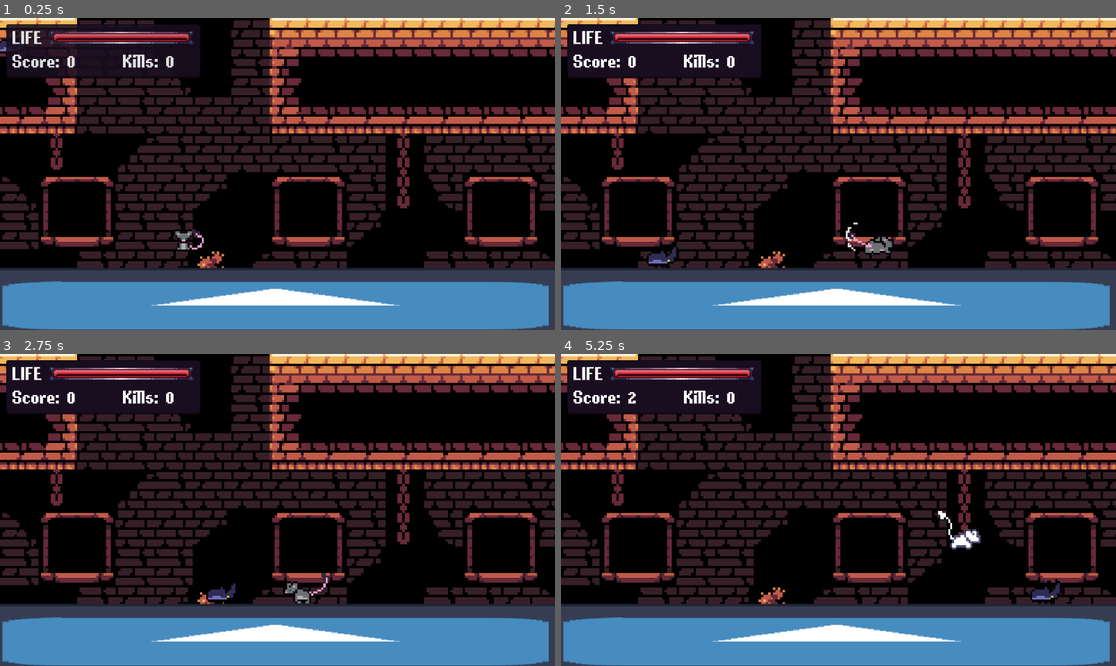
Above: before the commit, frames 1-4 (two rows, left to right).
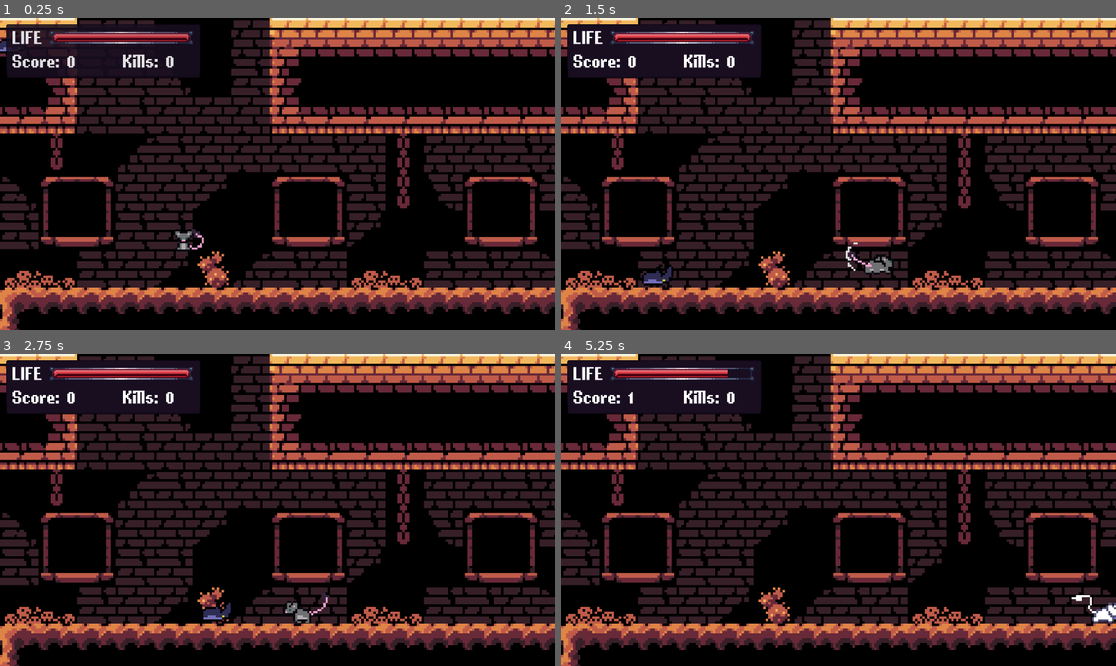
Above: after the commit, the same moments.

Repository: SamHam251/Tutle
Game: Godot game, scene res://scenes/game.tscn
Two runs of this game, one before a commit and one after it. Both use one fixed random seed, a clock stepped at 60 frames per second and the inputs below. The engine's default icon, where the game draws it, is replaced by a stand-in: a white triangle on a blue panel in a dark square.
Inputs (mouse positions are in pixels of both pictures, inside the frame that each line leads up to):
- Up to frame 1 (0.25 s): no input
- Up to frame 2 (1.5 s): tap Enter (ui_accept) at 0.5, 0.77 s; move the mouse to (960, 158) at 0.52 s; hold Right (ui_right) from 0.53 s (still down); right-click (960, 158) at 0.6 s; move the mouse to (727, 189) at 1.27 s; click (727, 189) at 1.35 s
- Up to frame 3 (2.75 s): tap Enter (ui_accept) at 1.52 s; move the mouse to (333, 441) at 2.02 s; release Right (ui_right) at 2.03 s; hold Left (ui_left) from 2.03 s (still down); right-click (333, 441) at 2.1 s
- Up to frame 4 (5.25 s): move the mouse to (810, 572) at 2.77 s; release Left (ui_left) at 2.78 s; hold Right (ui_right) 2.78-4.28 s; click (810, 572) at 2.85 s; tap Enter (ui_accept) at 3.02, 3.77, 4.52 s; move the mouse to (1005, 556) at 3.52 s; right-click (1005, 556) at 3.6 s; move the mouse to (672, 463) at 4.27 s; hold Left (ui_left) 4.28-5.03 s; click (672, 463) at 4.35 s; move the mouse to (866, 510) at 5.02 s; hold Right (ui_right) from 5.03 s (still down); right-click (866, 510) at 5.1 s

The runs differ from the first frame. In frame 1, 20% of the frame differs, in the area x 0-100%, y 79-100%; in frame 2, 20%; in frame 3, 20%; in frame 4, 21%, in the area x 0-100%, y 4-100%.

Commit message:
Sprites work now for enemies

Diff:
--- a/scenes/enemy_air.tscn
+++ b/scenes/enemy_air.tscn
@@ -100,6 +100,7 @@
 script = ExtResource("1_1wx6a")
 
 [node name="Sprite2D" type="Sprite2D" parent="." unique_id=1886328244]
+visible = false
 scale = Vector2(0.26562503, 0.1328125)
 texture = ExtResource("1_a7ewt")
 
@@ -170,7 +171,7 @@
 
 [node name="AnimatedSprite2D" type="AnimatedSprite2D" parent="." unique_id=842722556]
 position = Vector2(0.49999714, -0.49999905)
-scale = Vector2(1.9637587, 1.9284625)
+scale = Vector2(-1.964, 1.928)
 sprite_frames = SubResource("SpriteFrames_g4v7s")
 animation = &"idle"
 frame_progress = 0.16673656
--- a/scenes/game.tscn
+++ b/scenes/game.tscn
@@ -2,28 +2,14 @@
 
 [ext_resource type="Script" uid="uid://ds45tmuhy7nk3" path="res://scripts/global.gd" id="1_iywne"]
 [ext_resource type="PackedScene" uid="uid://c5uepl5ppwyrn" path="res://scenes/ui.tscn" id="1_lbhrr"]
-[ext_resource type="Texture2D" uid="uid://barq67eed08is" path="res://icon.svg" id="1_uwrxv"]
 [ext_resource type="PackedScene" uid="uid://cg2gacxnahyrm" path="res://scenes/background.tscn" id="2_u5sy4"]
 [ext_resource type="PackedScene" uid="uid://oy67rn0cumj3" path="res://scenes/player.tscn" id="2_yqjtg"]
 [ext_resource type="PackedScene" uid="uid://dyijppicet52a" path="res://scenes/wall.tscn" id="5_p57ef"]
 [ext_resource type="PackedScene" uid="uid://uvhygrcasvns" path="res://scenes/tilemap.tscn" id="6_p57ef"]
 
-[sub_resource type="RectangleShape2D" id="RectangleShape2D_cvvuu"]
-size = Vector2(1650, 152)
-
 [node name="Game" type="Node2D" unique_id=1783197433]
 script = ExtResource("1_iywne")
 
-[node name="Floor" type="StaticBody2D" parent="." unique_id=708615000]
-
-[node name="CollisionShape2D" type="CollisionShape2D" parent="Floor" unique_id=344124560]
-position = Vector2(572, 595)
-shape = SubResource("RectangleShape2D_cvvuu")
-
-[node name="Sprite2D" type="Sprite2D" parent="Floor/CollisionShape2D" unique_id=145422301]
-position = Vector2(-1.2636185e-05, -1.50203705e-05)
-scale = Vector2(12.890625, 1.1875)
-texture = ExtResource("1_uwrxv")
 [node name="Background" parent="." unique_id=542417220 instance=ExtResource("2_u5sy4")]
 
 [node name="Player" parent="." unique_id=592343652 instance=ExtResource("2_yqjtg")]
@@ -43,28 +29,6 @@
 position = Vector2(1160, -53)
 rotation = 1.5707964
 
-[node name="Floor" type="StaticBody2D" parent="." unique_id=708615000]
-
-[node name="CollisionShape2D" type="CollisionShape2D" parent="Floor" unique_id=344124560]
-position = Vector2(569, 654)
-shape = SubResource("RectangleShape2D_cvvuu")
-
-[node name="Sprite2D" type="Sprite2D" parent="Floor/CollisionShape2D" unique_id=145422301]
-position = Vector2(1.9999876, -1.0000153)
-scale = Vector2(12.890625, 1.1875)
-texture = ExtResource("1_uwrxv")
-
-[node name="Floor" type="StaticBody2D" parent="." unique_id=708615000]
-
-[node name="CollisionShape2D" type="CollisionShape2D" parent="Floor" unique_id=344124560]
-position = Vector2(572, 595)
-shape = SubResource("RectangleShape2D_cvvuu")
-
-[node name="Sprite2D" type="Sprite2D" parent="Floor/CollisionShape2D" unique_id=145422301]
-position = Vector2(-1.2636185e-05, -1.50203705e-05)
-scale = Vector2(12.890625, 1.1875)
-texture = ExtResource("1_uwrxv")
-
 [node name="UI" parent="." unique_id=835666112 instance=ExtResource("1_lbhrr")]
 
 [node name="Foreground" parent="." unique_id=1940212275 instance=ExtResource("6_p57ef")]
--- a/scripts/enemy_air.gd
+++ b/scripts/enemy_air.gd
@@ -25,7 +25,7 @@
 const ACTION_COOLDOWN_MAX = 3.0  # time in seconds
 
 # indicator and hitboxes
-@onready var sprite: Sprite2D = $Sprite2D
+@onready var sprite: AnimatedSprite2D = $AnimatedSprite2D
 @onready var attack_hitbox: Area2D = $AttackHitbox
 
 func _physics_process(delta: float) -> void:
@@ -61,6 +61,7 @@
 func start_attack() -> void:  # calls when AttackTimer reaches 0.
 	sprite.modulate = Color(1, 1, 1, 1)
 	attacking = true
+	sprite.play("attack")
 	attack_hitbox.monitorable = true
 	attack_hitbox.visible = true
 
@@ -71,6 +72,7 @@
 
 func hover_towards_target() -> void:
 	# print(target_in_hover_range)
+
 	if target == null: return
 
 	# X-axis: move towards target if they are outside of hover rect, move away if they are in the rect
@@ -97,6 +99,13 @@
 			velocity.y = move_toward(velocity.y, -SPEED.y, ACCELERATION.y)
 		else:
 			velocity.y = move_toward(velocity.y, SPEED.y, ACCELERATION.y)
+	if attacking == false:
+			if velocity.x > 0:
+					sprite.flip_h = false
+					sprite.play("idle")
+			else:
+				sprite.flip_h = true
+				sprite.play("idle")
 
 func _on_detection_range_body_entered(body: Node2D) -> void:
 	print([body.is_in_group("friendly"), target])
--- a/scripts/enemy_ground.gd
+++ b/scripts/enemy_ground.gd
@@ -10,7 +10,7 @@
 var target_in_dash_range = false
 
 # indicator and hitboxes
-@onready var sprite: Sprite2D = $Sprite2D
+@onready var sprite: AnimatedSprite2D = $AnimatedSprite2D
 @onready var dash_hitbox: Area2D = $HitboxDash
 
 # timers
@@ -26,6 +26,7 @@
 const DASH_WINDUP = 0.4  # time in seconds between a dash being indicated and a dash happening
 const JUMP_VELOCITY = -200.0
 const DASH_TIME = 0.5
+var is_attacking = false
 
 func _physics_process(delta: float) -> void:
 	# Add the gravity.
@@ -37,7 +38,6 @@
 		move_to_target()
 	else:
 		velocity.x = move_toward(velocity.x, 0, ACCELERATION)
-
 	move_and_slide()
 
 func move_to_target() -> void:
@@ -53,11 +53,21 @@
 		velocity.x = move_toward(velocity.x, -SPEED, ACCELERATION)
 	else:
 		velocity.x = move_toward(velocity.x, 0, ACCELERATION)
-
+	if is_attacking == false:
+		if velocity.x > 0:
+				sprite.flip_h = false
+				sprite.play("idle")
+		else:
+			sprite.flip_h = true
+			sprite.play("idle")
 func dash_at_target() -> void:  # this function only PREPARES the dash and makes the indicator. (see _on_dash_timer_timeout()).
+	is_attacking = true
 	if target == null or not stun_timer.is_stopped(): return
+	sprite.play("attack")
 	sprite.modulate = Color(3, 3, 3, 1)
 	dash_timer.start(DASH_WINDUP)
+	await sprite.animation_finished
+	is_attacking = false
 	# print("dash queued")
 
 func _on_action_timer_timeout() -> void:  # do action function
